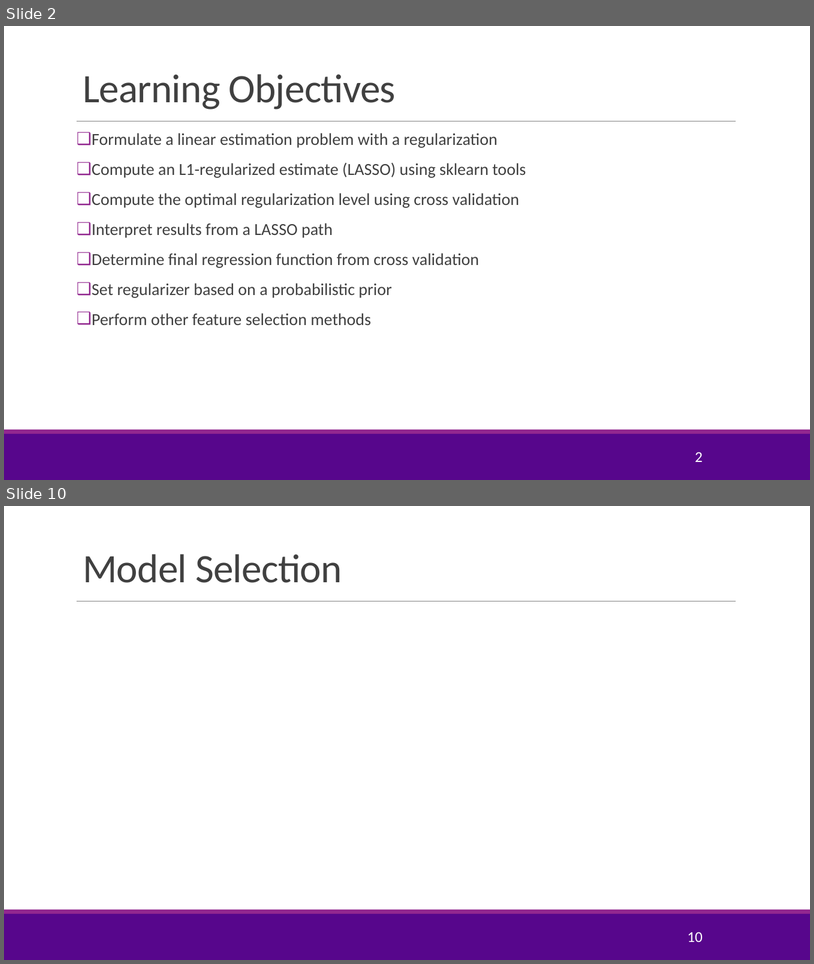
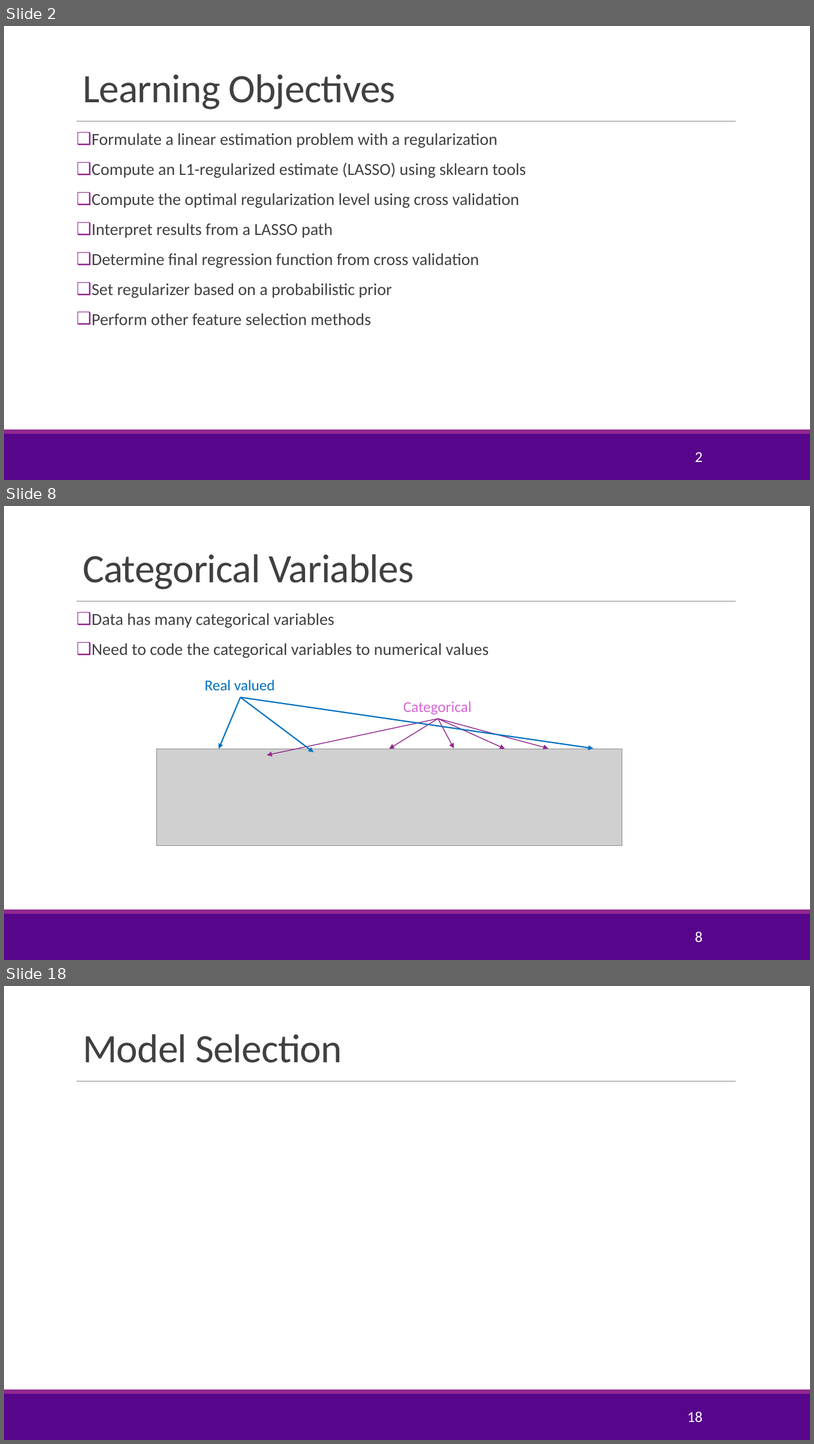
Before and after one commit to sdrangan/introml, a slide deck: lectures/Lect05_Lasso.pptx. Shown one above the other, each under a label of ours: slides 2 and 10 before the commit, slides 2, 8 and 18 after it; the slides between them are not shown. The pictures are 814x964 and 814x1444 pixels, drawn with LibreOffice and Linux fonts; fonts in the diff are those of the drawing; grey boxes stand for pictures; background and template pictures are left out. Boxes give left, top, right and bottom in pixels: in the first picture for what was removed or moved away, otherwise in the second. Text is boxed around its words. In the diff, an @@ line names an element or a change of style, - is before the commit and + after.

```diff
--- a/lectures/Lect05_Lasso.pptx
+++ b/lectures/Lect05_Lasso.pptx
@@ slide 8 added at [4,506,810,960], background #FFFFFF; not listed: 3 template elements that a slide beside it also shows @@
@@ title added at [83,554,414,589], 48 pt, text #404040 @@
+Categorical Variables
@@ text added at [92,613,489,658], 20 pt, text #404040 @@
+❑ Data has many categorical variables
+❑ Need to code the categorical variables to numerical values
@@ text added at [205,679,275,690], 18 pt, text #0070C0 @@
+Real valued
@@ arrow added from (240, 697) to (219, 748), #0070C0 1.5 pt @@
@@ arrow added from (240, 697) to (314, 752), #0070C0 1.5 pt @@
@@ arrow added from (240, 697) to (594, 748), #0070C0 1.5 pt @@
@@ text added at [404,701,472,715], 18 pt, text #D665D3 @@
+Categorical
@@ arrow added from (438, 718) to (267, 755), #92278F 1 pt @@
@@ arrow added from (438, 718) to (389, 748), #92278F 1 pt @@
@@ arrow added from (438, 718) to (454, 748), #92278F 1 pt @@
@@ arrow added from (438, 718) to (506, 748), #92278F 1 pt @@
@@ arrow added from (438, 718) to (548, 748), #92278F 1 pt @@
@@ picture added at [156,748,622,846] @@
@@ page number added at [695,931,703,942], 18 pt, text #FFFFFF @@
+8
@@ what was slide 10 is now slide 18 @@
@@ page number at [687,1411,703,1422]: text changed @@
-10
+18
```
Also in this commit, not shown: 4 slides changed, 11 other slides added, 4 slides removed, 4 other files.
